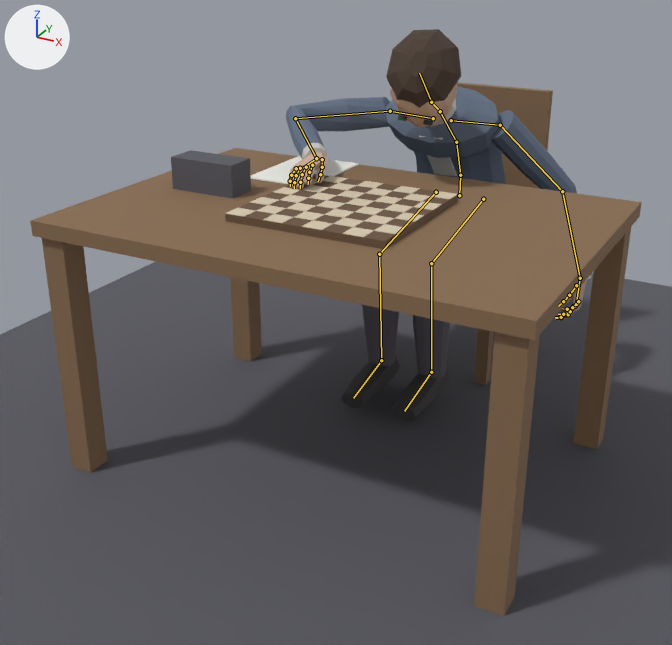
The Blender file art/characters/player.blend, before and after one commit.
Rendered twice from a camera (50 mm lens) standing at (1.09, -2.84, 1.42) and looking at (-0.09, -0.68, 0.34). The axes (+X, +Y, +Z) are drawn at upper left. The lights are the same throughout. The first picture is the older version. Both versions are drawn at frame 38 of the action 'death_slump_table'; the numbers are the values there. The bones that bend it are drawn over the model as lines.

Objects in the first picture: 'Body', 'Hair_Short', 'Ref_Board', 'Ref_ChairBack', 'Ref_Clock', 'Ref_Floor', 'Ref_Sheet', 'Ref_TableLeg', 'Ref_TableLeg.001', 'Ref_TableLeg.002', 'Ref_TableLeg.003', 'Ref_TableTop' and 32 more.
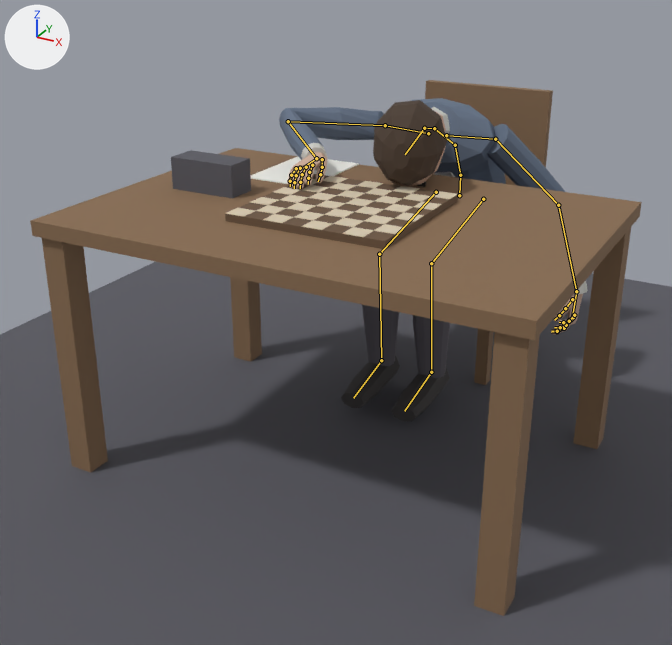
What differs and where, as boxes [x1, y1, x2, y2] in the pictures (672 x 645 px):
'Body', posed
    before: [286, 84, 591, 421]
    after: [279, 98, 587, 421]
'Hair_Short', posed (9% taller)
    before: [386, 29, 461, 108]
    after: [373, 100, 447, 186]
bone 'Spine', root to tip
    before: (460, 175) to (456, 142)
    after: (460, 175) to (455, 145)
bone 'Chest', root to tip
    before: (456, 142) to (440, 111)
    after: (455, 145) to (434, 128)
bone 'Neck', root to tip
    before: (440, 111) to (431, 102)
    after: (434, 128) to (424, 128)
bone 'Head', root to tip
    before: (431, 102) to (419, 73)
    after: (424, 128) to (405, 154)
bone 'UpperArm.L', root to tip
    before: (500, 125) to (562, 191)
    after: (495, 139) to (558, 205)
bone 'UpperArm.R', root to tip
    before: (390, 111) to (295, 118)
    after: (385, 125) to (288, 121)
bone 'Forearm.R', root to tip
    before: (295, 118) to (316, 158)
    after: (288, 121) to (316, 158)

What the commit changed:
Bone 'Spine' (bone_spine) turns from (24, 0, 0) to (30, 0, 0) degrees about its own x, y and z.
Bone 'Chest' (bone_chest) turns from (26, 0, 0) to (34, 0, 0) degrees about its own x, y and z.
Bone 'Neck' (bone_neck) turns from (10, 0, 0) to (14, 0, 0) degrees about its own x, y and z.
Bone 'Head' (bone_head) turns from (4, 0, -14) to (14, 0, -14) degrees about its own x, y and z.
Bone 'UpperArm.L' (bone_upperarm_l) turns from (15, 4, 12) to (26, -4, 11) degrees about its own x, y and z.
Bone 'UpperArm.R' (bone_upperarm_r) turns from (40, 42, -71) to (25, 60, -81) degrees about its own x, y and z.
Bone 'Forearm.R' (bone_forearm_r) turns from (71, 0, 0) to (81, 0, 0) degrees about its own x, y and z.
Bone 'Hand.R' (bone_hand_r) turns from (-47, 13, -22) to (-53, 16, -23) degrees about its own x, y and z.
